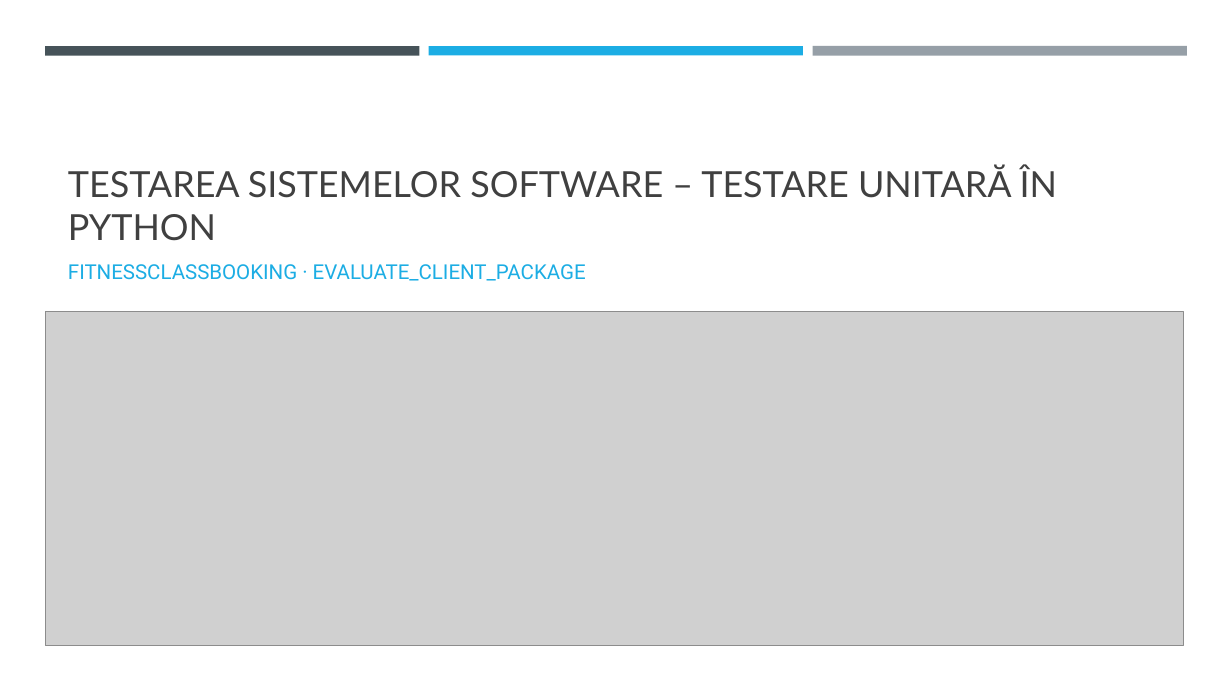
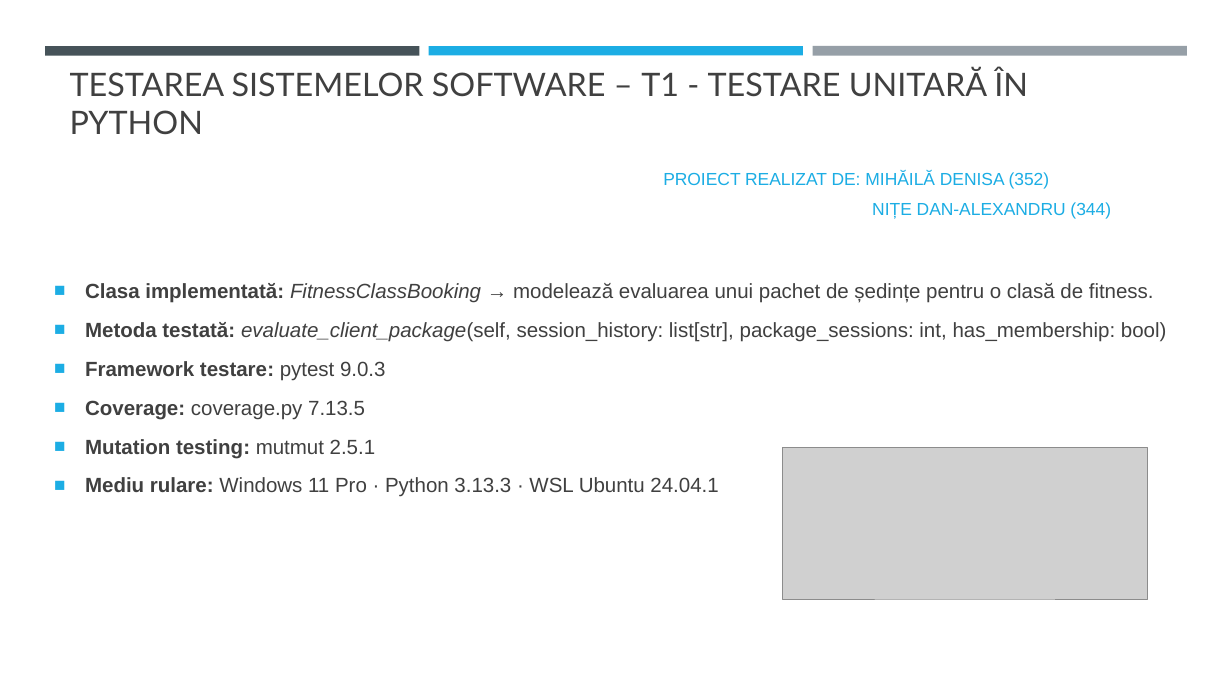
Before and after one commit to denisamihaila/TSS_Proiect, a slide deck: slide 1 of Testarea sistemelor software – Testare unitară în Python.pptx. Drawn at 1232x693 pixels with LibreOffice and Linux fonts; fonts in the diff are those of the drawing; grey boxes stand for pictures. Boxes give left, top, right and bottom in pixels: in the first picture for what was removed or moved away, otherwise in the second. Text is boxed around its words. In the diff, an @@ line names an element or a change of style, - is before the commit and + after.

```diff
--- a/Testarea sistemelor software – Testare unitară în Python.pptx
+++ b/Testarea sistemelor software – Testare unitară în Python.pptx
@@ title at [70,67,1028,134]: text changed; size 28 to 25.2 pt @@
-TESTAREA SISTEMELOR SOFTWARE – TESTARE UNITARĂ ÎN PYTHON
+TESTAREA SISTEMELOR SOFTWARE – T1 - TESTARE UNITARĂ ÎN PYTHON
@@ text added at [663,170,1111,218], 13.6 pt, text #1CADE4 @@
+PROIECT REALIZAT DE: MIHĂILĂ DENISA (352)
+NIȚE DAN-ALEXANDRU (344)
@@ subtitle removed at [68,264,586,281] @@
-FITNESSCLASSBOOKING · EVALUATE_CLIENT_PACKAGE
@@ text added at [85,283,1167,497], 16 pt, text #404040 @@
+■ Clasa implementată: FitnessClassBooking → modelează evaluarea unui pachet de ședințe pentru o clasă de fitness.
+■ Metoda testată: evaluate_client_package(self, session_history: list[str], package_sessions: int, has_membership: bool)
+■ Framework testare: pytest 9.0.3
+■ Coverage: coverage.py 7.13.5
+■ Mutation testing: mutmut 2.5.1
+■ Mediu rulare: Windows 11 Pro · Python 3.13.3 · WSL Ubuntu 24.04.1
@@ picture removed at [45,311,1183,646] @@
@@ picture added at [783,447,1148,599] @@
```
Also in this commit, not shown: 9 slides added, 4 slides removed, 3 other files.
